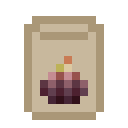
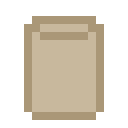
Layered file, before and after one edit (128x128). Changes by layer:
hid "fig" over [40, 56, 88, 104]
